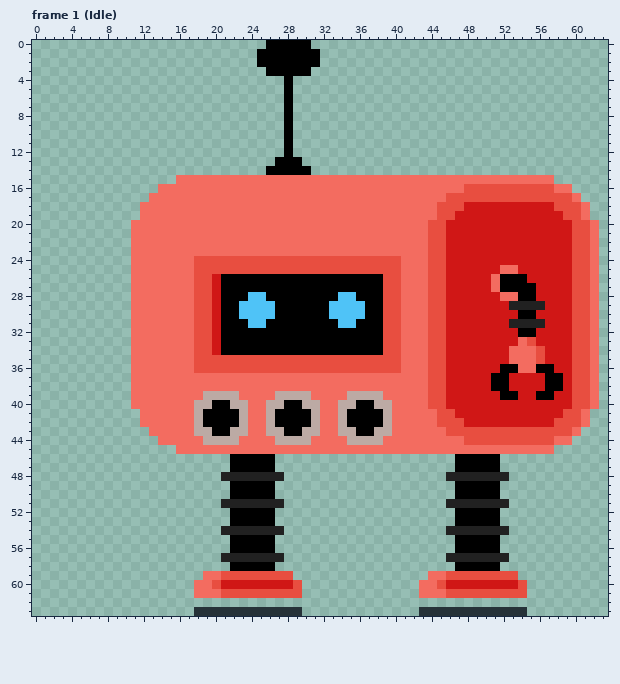
A pixel-art file gets an edit: LD-45/Assets/Images/Robots/04/robot-04.ase. The picture above was drawn from the file before the commit.
64x64 pixels, 4 frames. Shown: frame 1 (Idle). The commit also changed other frames, which this record leaves out.
And afterwards:
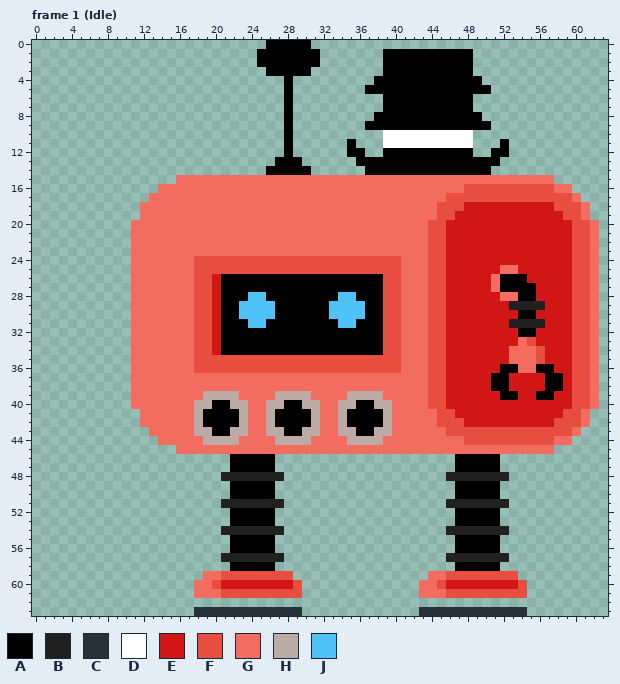
Palette (. is transparent): A #000000  B #212121  C #263238  D #ffffff  E #d01716  F #e84e40  G #f36c60  H #bcaaa4  J #4fc3f7
The author wrote: All robots variations Signed-off-by: Konosprod <konosprod@free.fr>
Change:
{"change": "layer \"Layer 1\" added"}
{"where": "frame 1 (Idle), layer \"Layer 1\""}
{"frame":1,"y":1,"x":39,"old":"..........","new":"AAAAAAAAAA"}
{"frame":1,"y":2,"x":39,"old":"..........","new":"AAAAAAAAAA"}
{"frame":1,"y":3,"x":39,"old":"..........","new":"AAAAAAAAAA"}
{"frame":1,"y":4,"x":38,"old":"............","new":"AAAAAAAAAAAA"}
{"frame":1,"y":5,"x":37,"old":"..............","new":"AAAAAAAAAAAAAA"}
{"frame":1,"y":6,"x":39,"old":"..........","new":"AAAAAAAAAA"}
{"frame":1,"y":7,"x":39,"old":"..........","new":"AAAAAAAAAA"}
{"frame":1,"y":8,"x":38,"old":"............","new":"AAAAAAAAAAAA"}
{"frame":1,"y":9,"x":37,"old":"..............","new":"AAAAAAAAAAAAAA"}
{"frame":1,"y":10,"x":39,"old":"..........","new":"DDDDDDDDDD"}
{"frame":1,"y":11,"x":35,"old":".","new":"A"}
{"frame":1,"y":11,"x":39,"old":"..........","new":"DDDDDDDDDD"}
{"frame":1,"y":11,"x":52,"old":".","new":"A"}
{"frame":1,"y":12,"x":35,"old":"..","new":"AA"}
{"frame":1,"y":12,"x":39,"old":"..........","new":"AAAAAAAAAA"}
{"frame":1,"y":12,"x":51,"old":"..","new":"AA"}
{"frame":1,"y":13,"x":36,"old":"................","new":"AAAAAAAAAAAAAAAA"}
{"frame":1,"y":14,"x":37,"old":"..............","new":"AAAAAAAAAAAAAA"}
{"label":"added","picture_box":[347,49,509,175]}
